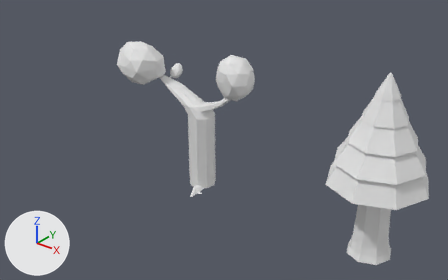
The Blender file arbol.blend, before and after one commit.
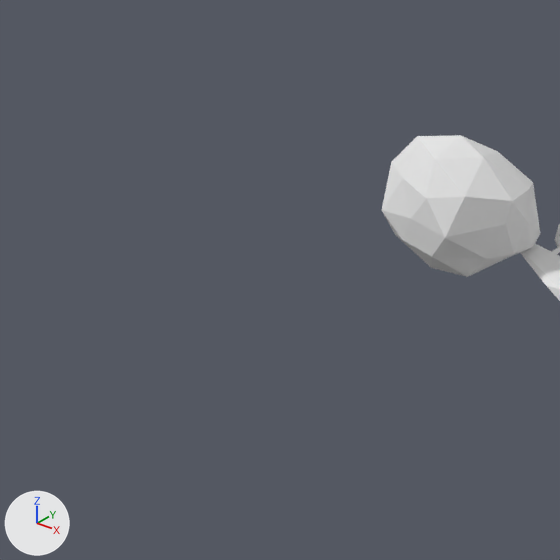
Each version appears first whole from a 50 mm camera at (32.98, -22.5, 16.94) aimed at (14.41, 0.71, 2.55), and next in a close-up on the part from 0% to 38% of the width and 0% to 61% of the height. Arrows for +X, +Y and +Z are at lower left; the lights stay in place.

Names of what the first close-up shows: 'arbol 2'.
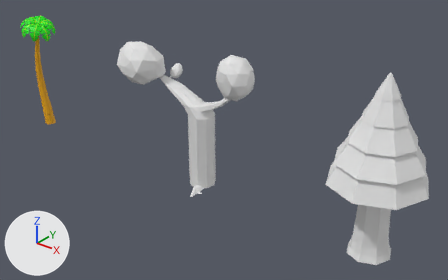
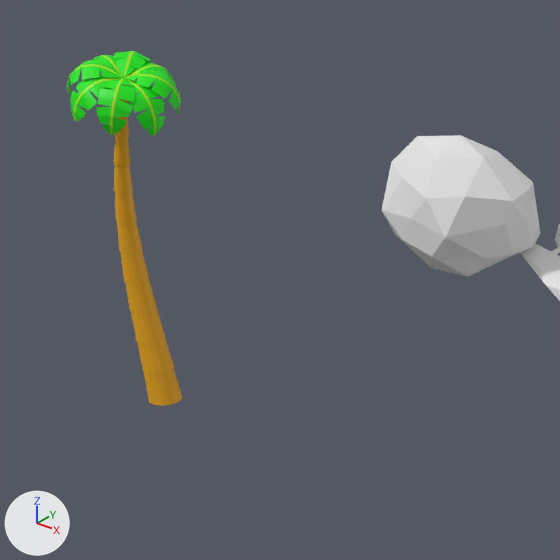
Changed parts and their boxes (x1, y1, x2, y2) in the close-ups (560 x 560 px):
'Cylinder', added: after (66, 51, 182, 406)
    faces in mat_cuerpo (yellow #e7a500): (113, 77, 182, 406)
    faces in mat_cuerpo_hojas (green #06e800): (66, 51, 181, 136)
    faces in mat_centro_hojas (green #a4e709): (68, 51, 181, 136)

What changed in the scene script:
```text
Add mat_centro_hojas:
    mat_centro_hojas = principled_material('centro Hojas')
    mat_centro_hojas.base_color = (0.374, 0.803, 0.00275)  # green #a5e709
Add mat_cuerpo_hojas:
    mat_cuerpo_hojas = principled_material('cuerpo Hojas')
    mat_cuerpo_hojas.base_color = (0.00178, 0.803, 0.0)  # green #06e700
Add mat_cuerpo:
    mat_cuerpo = principled_material('cuerpo')
    mat_cuerpo.base_color = (0.801, 0.375, 0.0)  # yellow #e7a500
Add me_cylinder_002:
    me_cylinder_002.from_pydata(...)  # 1024 vertices, 874 faces; spans x -3.55..2.52, y -2.72..3.55, z -1.0..1.11
    me_cylinder_002.polygons.foreach_set('use_smooth', [True] * 874)
    # faces by material slot: [72, 144, 658]
    me_cylinder_002.materials.append(mat_centro_hojas)  # green #a5e709
    me_cylinder_002.materials.append(mat_cuerpo_hojas)  # green #06e700
    me_cylinder_002.materials.append(mat_cuerpo)  # yellow #e7a500
Add ob_cylinder:
    ob_cylinder = bpy.data.objects.new('Cylinder', me_cylinder_002)
    ob_cylinder.location = (0.0, 0.0, 3.12)
    ob_cylinder.scale = (0.341, 0.341, 3.37)
```
